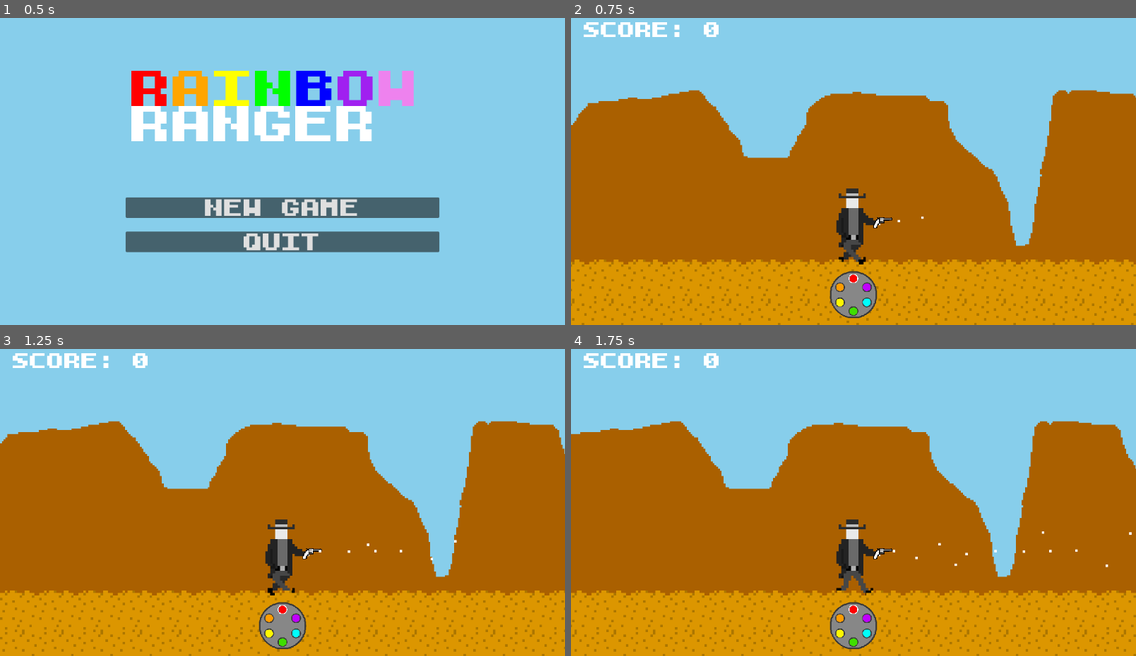
Above: before the commit, frames 1-4 (two rows, left to right).
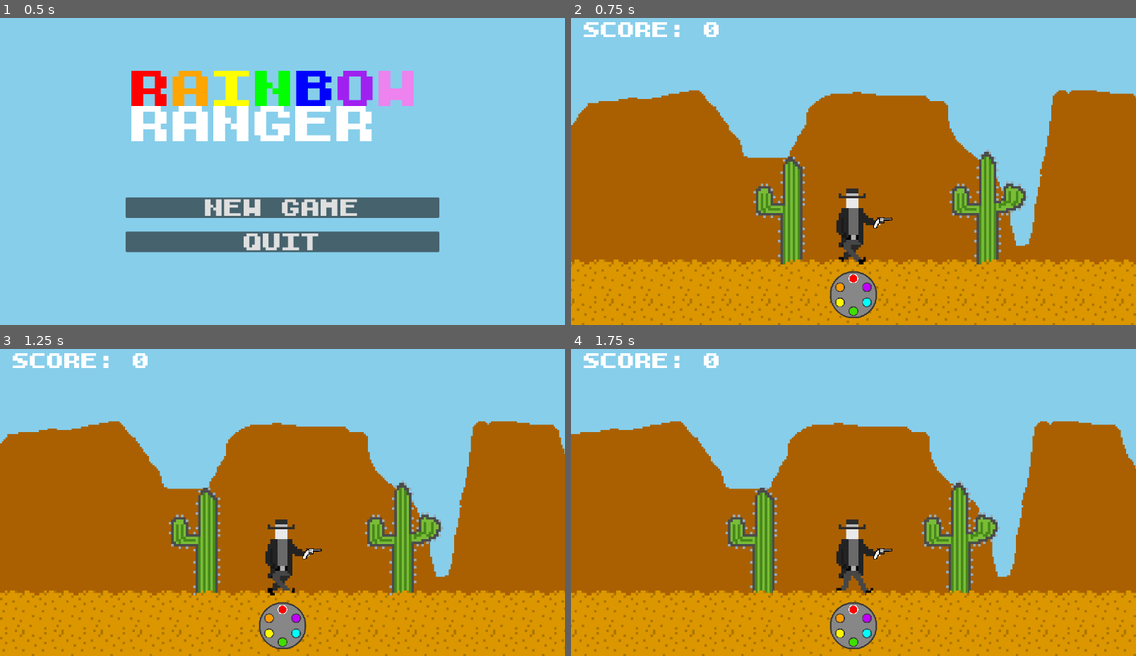
Above: after the commit, the same moments.

Repository: kedrickfudala/One-Button-Game-Jam
Game: Godot game, scene res://src/levels/world.tscn
The game is run twice, just before and just after one commit, with the same random seed, the same clock (stepped at 60 frames per second) and the same inputs.
Inputs (mouse positions are in pixels of both pictures, inside the frame that each line leads up to):
- Up to frame 1 (0.5 s): no input
- Up to frame 2 (0.75 s): click "new game" at 0.5 s
- Up to frame 3 (1.25 s): no input
- Up to frame 4 (1.75 s): tap Enter (ui_accept) at 1.25 s; move the mouse to (977, 481) at 1.27 s; hold Enter (ui_accept) from 1.28 s (still down)

Frame 1 is identical in both runs. In frame 2, 3.8% of the frame differs, in the area x 32-81%, y 42-81%; in frame 3, 3.8%, in the area x 29-81%, y 42-81%; in frame 4, 3.8%.

Commit message:
death particles, gun particles, cacti

Diff:
--- a/src/levels/canyon_background.tscn
+++ b/src/levels/canyon_background.tscn
@@ -1,6 +1,7 @@
-[gd_scene load_steps=2 format=3 uid="uid://cev2hb4n4kkeh"]
+[gd_scene load_steps=3 format=3 uid="uid://cev2hb4n4kkeh"]
 
 [ext_resource type="Texture2D" uid="uid://cvaptu0i5timb" path="res://assets/sprites/Beach-4-1.png" id="1_bs874"]
+[ext_resource type="Texture2D" uid="uid://ciwcqv58yuvmi" path="res://assets/sprites/OBCactus.png" id="2_hv1d2"]
 
 [node name="CanyonBackground" type="ParallaxBackground"]
 
@@ -14,3 +15,14 @@
 texture = ExtResource("1_bs874")
 region_enabled = true
 region_rect = Rect2(0, 0, 200000, 376)
+
+[node name="ParallaxLayer2" type="ParallaxLayer" parent="."]
+position = Vector2(2, -115)
+motion_scale = Vector2(0.75, 1)
+
+[node name="Sprite2D" type="Sprite2D" parent="ParallaxLayer2"]
+texture_repeat = 2
+position = Vector2(-52, 92)
+texture = ExtResource("2_hv1d2")
+region_enabled = true
+region_rect = Rect2(0, 0, 10000, 48)
--- a/src/levels/world.gd
+++ b/src/levels/world.gd
@@ -71,9 +71,9 @@
 
 func game_over():
 	var game_over_screen = game_over_menu.instantiate()
-	#game_over_screen.global_position = Vector2(0, 0)
 	add_child(game_over_screen)
 
 func _draw():
 	if target_x and gun_pos:
-		draw_line(gun_pos, Vector2(target_x, gun_pos.y), shot_color, 1.0)
+		draw_line(gun_pos, Vector2(target_x, gun_pos.y), shot_color, 0.5)
+		pass
--- a/src/player.gd
+++ b/src/player.gd
@@ -14,6 +14,8 @@
 @onready var raycast : Object = $Sprite2D/Gun/RayCast2D
 @onready var gun : Object = $Sprite2D/Gun
 @onready var particles : Object = $Sprite2D/GPUParticles2D
+@onready var draw_timer : Object = $DrawTimer
+@onready var death_particles : Object = $Sprite2D/DeathParticles
 @onready var world : Object = get_parent()
 
 @onready var colors : Array = [Color.RED, Color.ORANGE, Color.YELLOW, Color.GREEN, Color.DEEP_SKY_BLUE, Color.PURPLE]
@@ -36,6 +38,9 @@
 	input_timer.one_shot = true
 	enemy_spawn_timer.wait_time = 4
 	enemy_spawn_timer.one_shot = true
+	draw_timer.wait_time = 0.1
+	draw_timer.one_shot = true
+	death_particles.emitting = false
 
 func _physics_process(_delta):
 	if alive == 1:
@@ -44,6 +49,11 @@
 	else:
 		animation_player.play("dead")
 		gun.visible = false
+
+	if draw_timer.is_stopped():
+		particles.emitting = false
+	else:
+		particles.emitting = true
 
 func alive_process():
 	if sprite.frame == 1:
@@ -77,12 +87,15 @@
 	if enemy_hurtbox != null:
 		var enemy = enemy_hurtbox.get_parent()
 		world.draw_shot(gun.global_position, enemy.global_position.x, chamber_slot)
+		particles.modulate = colors[chamber_slot]
+		draw_timer.start()
 		if self.chamber_slot == enemy.color_slot:
 			combo += 1
 			score += (base_score * (0.5 * combo))
 			enemy.die()
 		else:
 			combo = 0
+		particles.emitting = false
 	if combo % 25 == 0:
 		base_score += 50
 
@@ -137,6 +150,7 @@
 
 func die():
 	alive = 0
+	death_particles.emitting = true
 	world.game_over()
 
 func _on_hurtbox_area_entered(area):
--- a/src/player.tscn
+++ b/src/player.tscn
@@ -11,12 +11,35 @@
 [sub_resource type="RectangleShape2D" id="RectangleShape2D_2ygii"]
 size = Vector2(11, 30)
 
+[sub_resource type="Gradient" id="Gradient_lo7h6"]
+colors = PackedColorArray(1, 1, 1, 1, 1, 1, 1, 0)
+
+[sub_resource type="GradientTexture1D" id="GradientTexture1D_ih1ju"]
+gradient = SubResource("Gradient_lo7h6")
+
+[sub_resource type="Curve" id="Curve_o61cl"]
+min_value = -200.0
+max_value = 200.0
+_data = [Vector2(0, 200), 0.0, 0.0, 0, 0, Vector2(0.986301, -191.209), 0.0, 0.0, 0, 0]
+point_count = 2
+
+[sub_resource type="CurveTexture" id="CurveTexture_4ig66"]
+curve = SubResource("Curve_o61cl")
+
 [sub_resource type="ParticleProcessMaterial" id="ParticleProcessMaterial_fq88a"]
 particle_flag_disable_z = true
-spread = 10.0
-initial_velocity_min = 100.0
-initial_velocity_max = 100.0
+spread = 0.0
+initial_velocity_min = 500.0
+initial_velocity_max = 500.0
 gravity = Vector3(0, 0, 0)
+linear_accel_curve = SubResource("CurveTexture_4ig66")
+color_ramp = SubResource("GradientTexture1D_ih1ju")
+
+[sub_resource type="ParticleProcessMaterial" id="ParticleProcessMaterial_q1gwc"]
+particle_flag_disable_z = true
+initial_velocity_min = 10.0
+initial_velocity_max = 15.0
+gravity = Vector3(0, 98, 0)
 
 [sub_resource type="RectangleShape2D" id="RectangleShape2D_q1iaq"]
 size = Vector2(11, 30)
@@ -102,10 +125,17 @@
 
 [node name="GPUParticles2D" type="GPUParticles2D" parent="Sprite2D"]
 position = Vector2(12, -2)
+emitting = false
 amount = 100
 process_material = SubResource("ParticleProcessMaterial_fq88a")
-lifetime = 10.0
-randomness = 1.0
+lifetime = 0.5
+one_shot = true
+
+[node name="DeathParticles" type="GPUParticles2D" parent="Sprite2D"]
+position = Vector2(0, 2)
+emitting = false
+process_material = SubResource("ParticleProcessMaterial_q1gwc")
+speed_scale = 1.5
 
 [node name="Hurtbox" type="Area2D" parent="."]
 z_as_relative = false
@@ -160,4 +190,6 @@
 theme_override_fonts/normal_font = ExtResource("6_u4y3o")
 text = "Score: "
 
+[node name="DrawTimer" type="Timer" parent="."]
+
 [connection signal="area_entered" from="Hurtbox" to="." method="_on_hurtbox_area_entered"]
Binary file added: assets/sprites/OBCactus.png
Not shown, added: assets/sprites/OBCactus.png.import
Not shown: 1 places in src/player.tscn that only renumber resources
